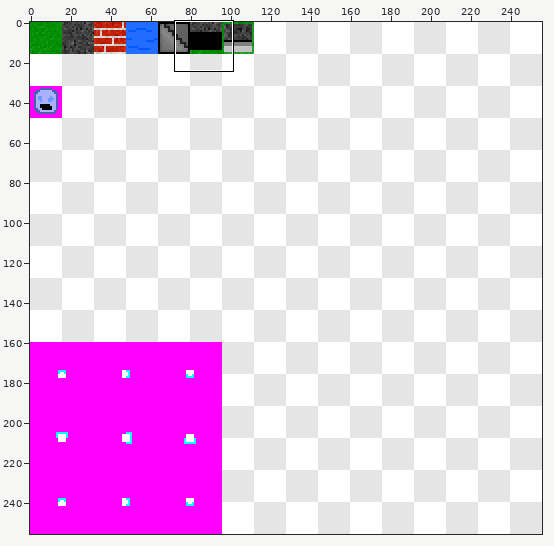
File history of a sprite sheet, Gambit/bin/textures/spritesheet.png. Above: a wide view before the commit, with the close-up outlined.
Close-up. First the earlier version:
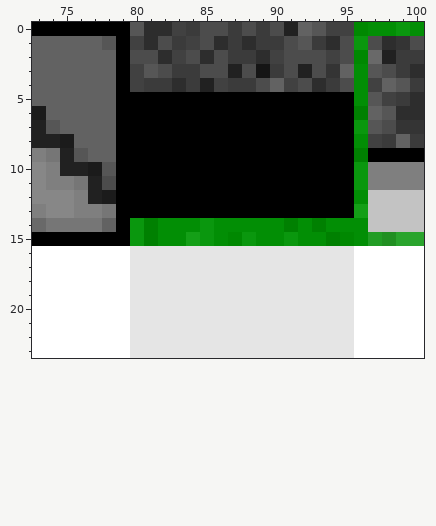
The file is 256x256 pixels. Colours within 5 levels of each other are drawn and written as one. Shown: x 73..100, y 0..23.
New version:
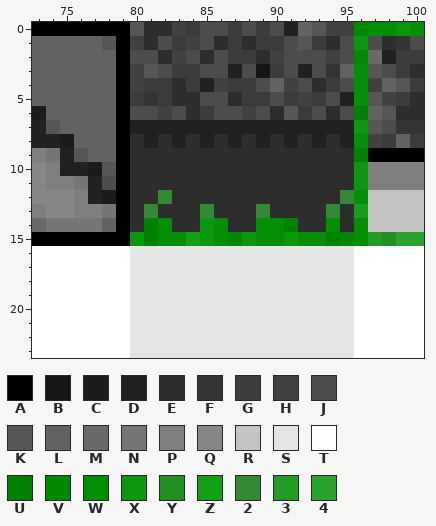
Palette (. is transparent): A #000000  B #151515  C #1b1b1b  D #212121  E #2d2d2d  F #343434  G #3b3b3b  H #414141  J #4c4c4c  K #565656  L #626262  M #696969  N #767676  P #7f7f7f  Q #878787  R #c3c3c3  S #e5e5e5  T #ffffff  U #008001  V #008801  W #028e05  X #0a970e  Y #218f22  Z #149f17  2 #358835  3 #229c25  4 #2aa42d
Commit: Changed the wall sprite Now it isn't a black wall
Diff:
@@ x 73..100 @@
  4 LLLLLLAHGGEGDHGGJLHJEGJWHLKG
- 5 LLLLLLAAAAAAAAAAAAAAAAAWKHGE
- 6 CLLLLLAAAAAAAAAAAAAAAAAULKEE
- 7 DKLLLLAAAAAAAAAAAAAAAAAXKJFF
- 8 DDCLLLAAAAAAAAAAAAAAAAAWHGLG
- 9 PNDKLLAAAAAAAAAAAAAAAAAUAAAA
-10 QPDDCKAAAAAAAAAAAAAAAAAXPPPP
-11 QPPNDJAAAAAAAAAAAAAAAAAXPPPP
-12 QQQPDCAAAAAAAAAAAAAAAAAWRRRR
-13 PQQPPNAAAAAAAAAAAAAAAAAZRRRR
-14 MNNNNLAXUWWWXWWWWWUWUWWWRRRR
+ 5 LLLLLLAGFGEEJJEGGJGHGJDWKHGE
+ 6 CLLLLLAJJHJEGJJHJEKGJEJULKEE
+ 7 DKLLLLADDDDDDDDDDDDDDDDXKJFF
+ 8 DDCLLLAEDEDEDEDEDEDEDEDWHGLG
+ 9 PNDKLLAEEEEEEEEEEEEEEEEUAAAA
+10 QPDDCKAEEEEEEEEEEEEEEEEXPPPP
+11 QPPNDJAEEEEEEEEEEEEEEEEXPPPP
+12 QQQPDCAEE2EEEEEEEEEEEE2WRRRR
+13 PQQPPNAE2EEE2EEE2EEEE2EZRRRR
+14 MNNNNLAEUWEEXWEEWWUEEWEWRRRR
 15 AAAAAAAXUWWZXWVXWWXWWUVW3Y44
